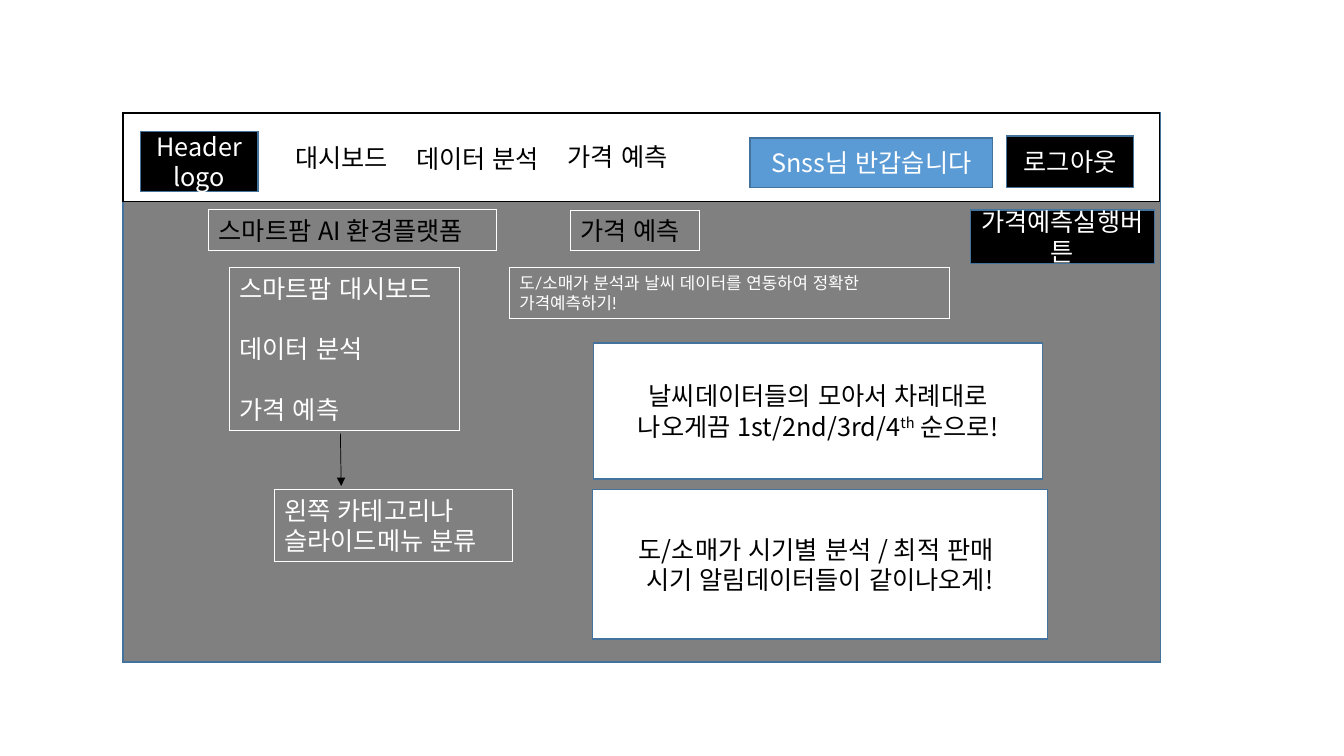
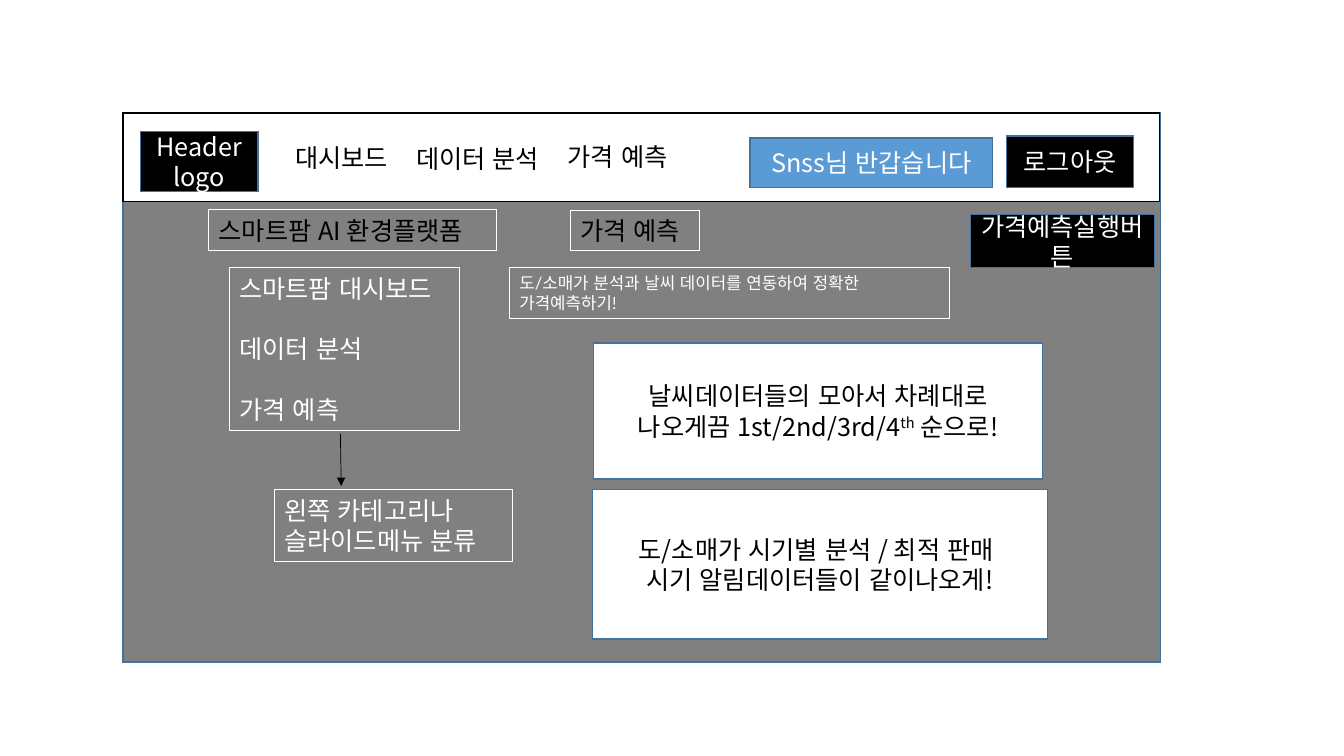
Before and after one commit to sky17892/python_1st_project, a slide deck: slide 5 of 1st_document/화면설계서.pptx. Drawn at 1344x756 pixels with LibreOffice and Linux fonts; fonts in the diff are those of the drawing. Boxes give left, top, right and bottom in pixels: in the first picture for what was removed or moved away, otherwise in the second. Text is boxed around its words. In the diff, an @@ line names an element or a change of style, - is before the commit and + after.

```diff
--- a/1st_document/화면설계서.pptx
+++ b/1st_document/화면설계서.pptx
@@ rectangle "가격예측실행버튼": place and size @@
-rectangle "가격예측실행버튼" at [970, 210, 1154, 263]
+rectangle "가격예측실행버튼" at [970, 215, 1154, 268]
```
Also in this commit, not shown: 2 other files.
